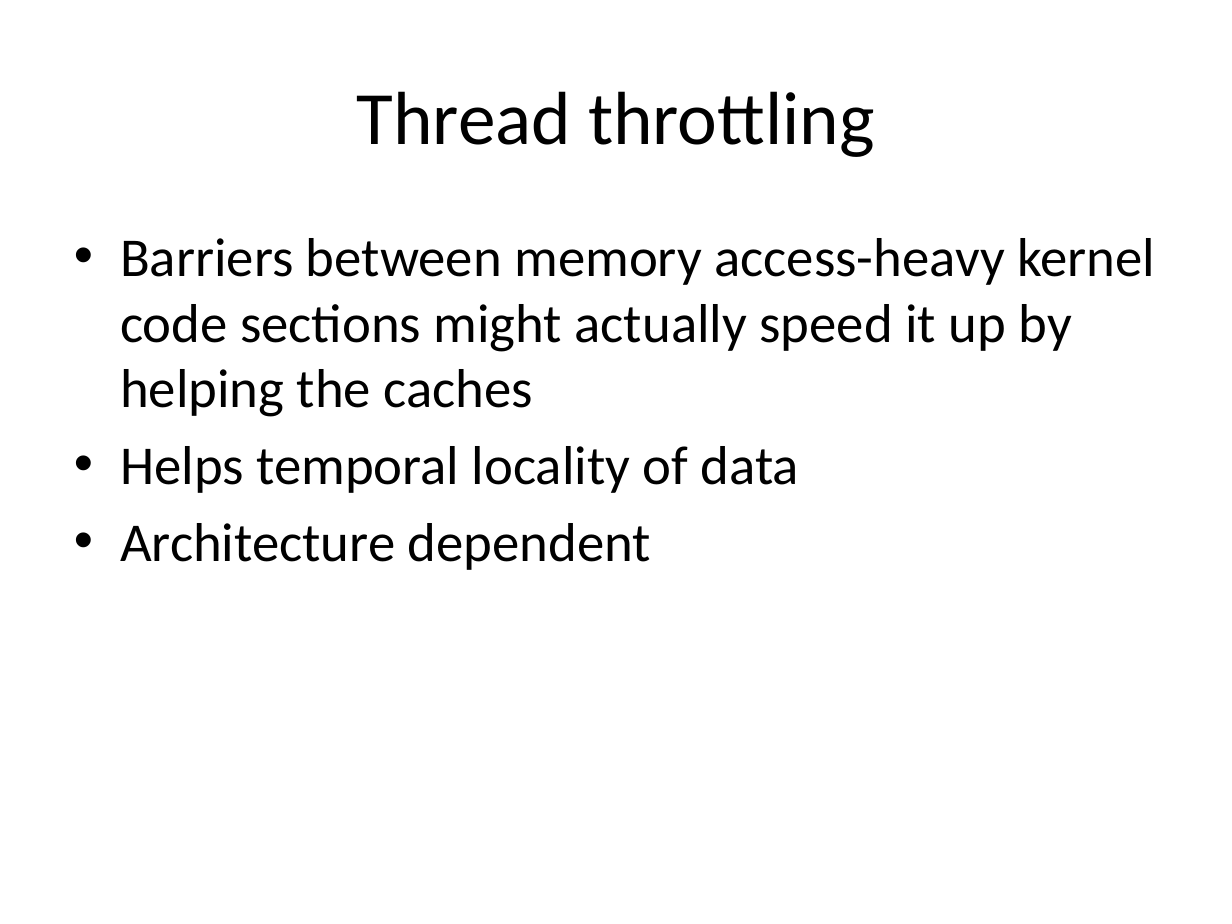
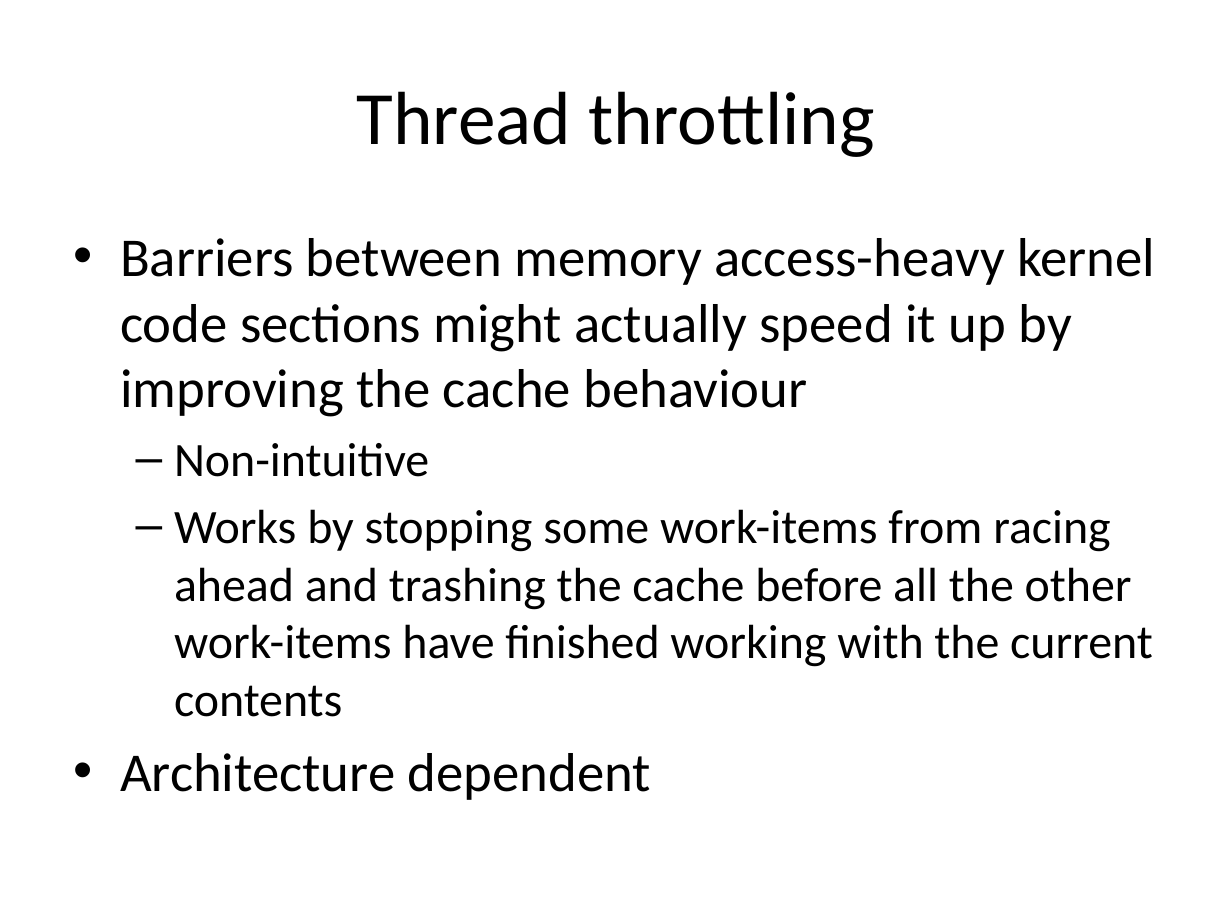
Before and after one commit to UoB-HPC/opencl-training-code, a slide deck: slide 63 of slides/advanced_part3.pptx. Drawn at 1232x924 pixels with LibreOffice and Linux fonts; fonts in the diff are those of the drawing. Boxes give left, top, right and bottom in pixels: in the first picture for what was removed or moved away, otherwise in the second. Text is boxed around its words. In the diff, an @@ line names an element or a change of style, - is before the commit and + after.

```diff
--- a/slides/advanced_part3.pptx
+++ b/slides/advanced_part3.pptx
@@ text at bbox=[120, 238, 1155, 717]: text changed; size 32 to 28 pt @@
-• Barriers between memory access-heavy kernel code sections might actually speed it up by helping the caches
-• Helps temporal locality of data
+• Barriers between memory access-heavy kernel code sections might actually speed it up by improving the cache behaviour
+  – Non-intuitive
+  – Works by stopping some work-items from racing ahead and trashing the cache before all the other work-items have finished working with the current contents
```
Also in this commit, not shown: 12 other slides changed, 1 slide added.
